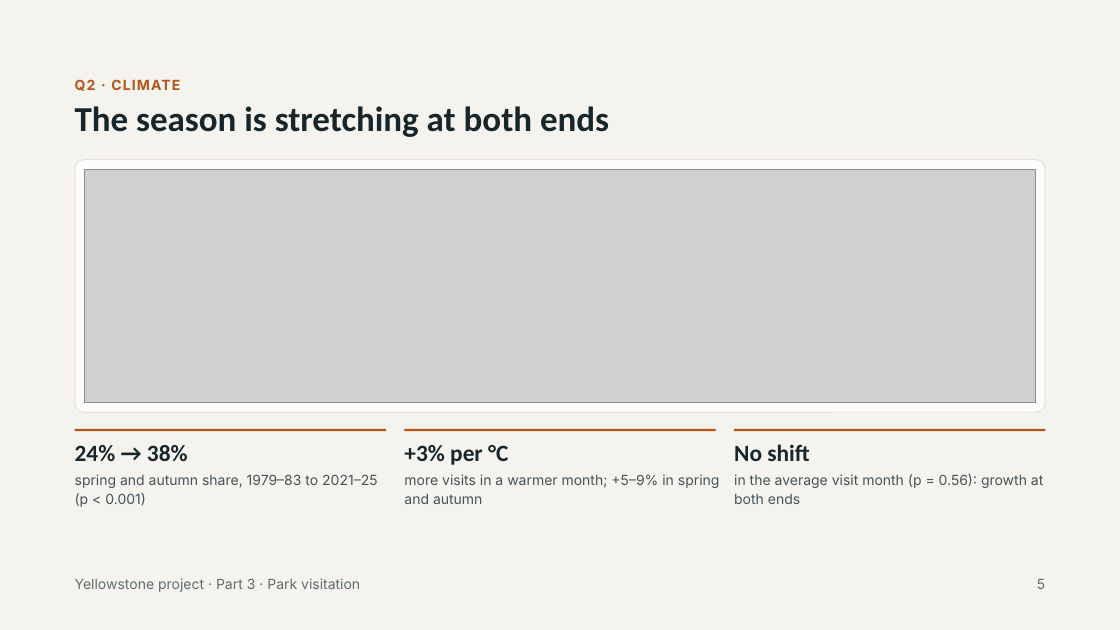
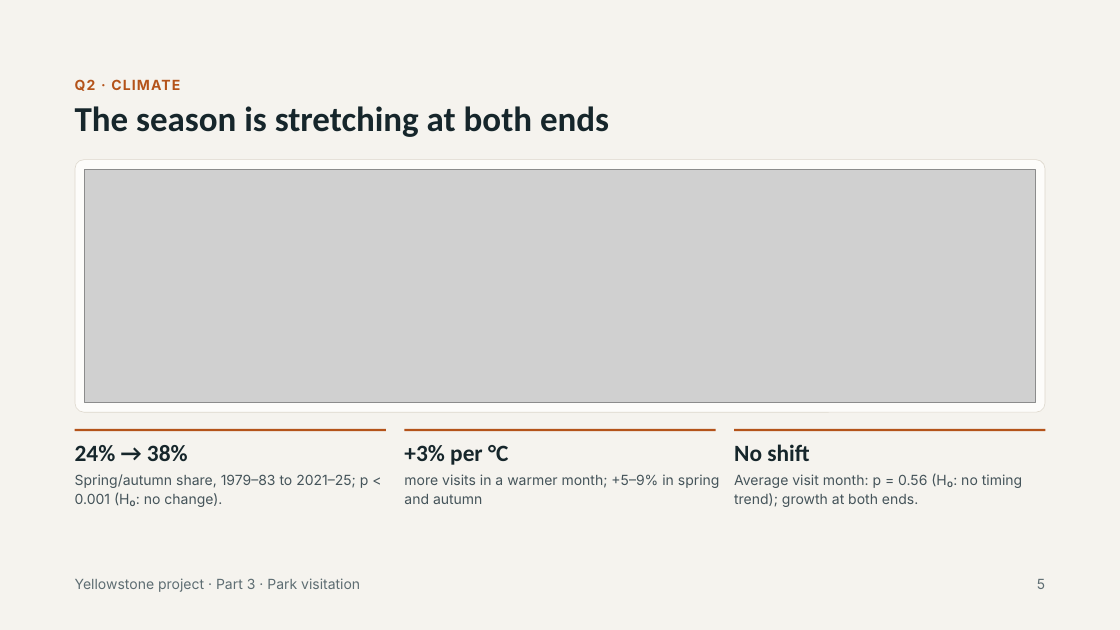
Before and after one commit to green-turtle18/yellowstone-tsa, a slide deck: slide 23 of 05_synthesis/final_presentation/Yellowstone_TSA_Combined.pptx. Drawn at 1120x630 pixels with LibreOffice and Linux fonts; fonts in the diff are those of the drawing; grey boxes stand for pictures. Boxes give left, top, right and bottom in pixels: in the first picture for what was removed or moved away, otherwise in the second. Text is boxed around its words. In the diff, an @@ line names an element or a change of style, - is before the commit and + after.

```diff
--- a/05_synthesis/final_presentation/Yellowstone_TSA_Combined.pptx
+++ b/05_synthesis/final_presentation/Yellowstone_TSA_Combined.pptx
@@ text at bbox=[75, 474, 369, 507]: text changed @@
-spring and autumn share, 1979–83 to 2021–25 (p < 0.001)
+Spring/autumn share, 1979–83 to 2021–25; p < 0.001 (H₀: no change).
@@ text at bbox=[734, 473, 1022, 507]: text changed @@
-in the average visit month (p = 0.56): growth at both ends
+Average visit month: p = 0.56 (H₀: no timing trend); growth at both ends.
```
Also in this commit, not shown: 17 other slides changed, 4 other files.
